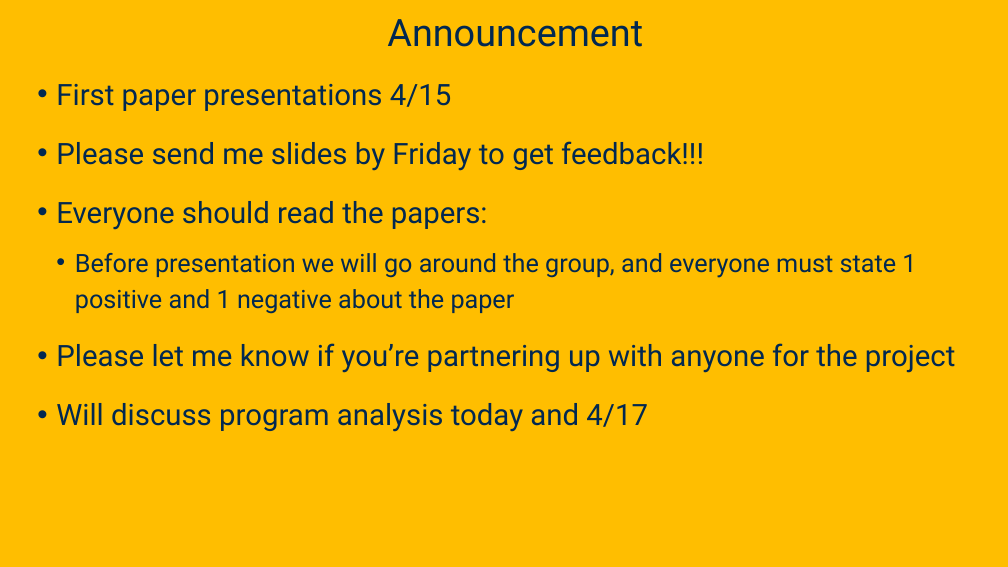
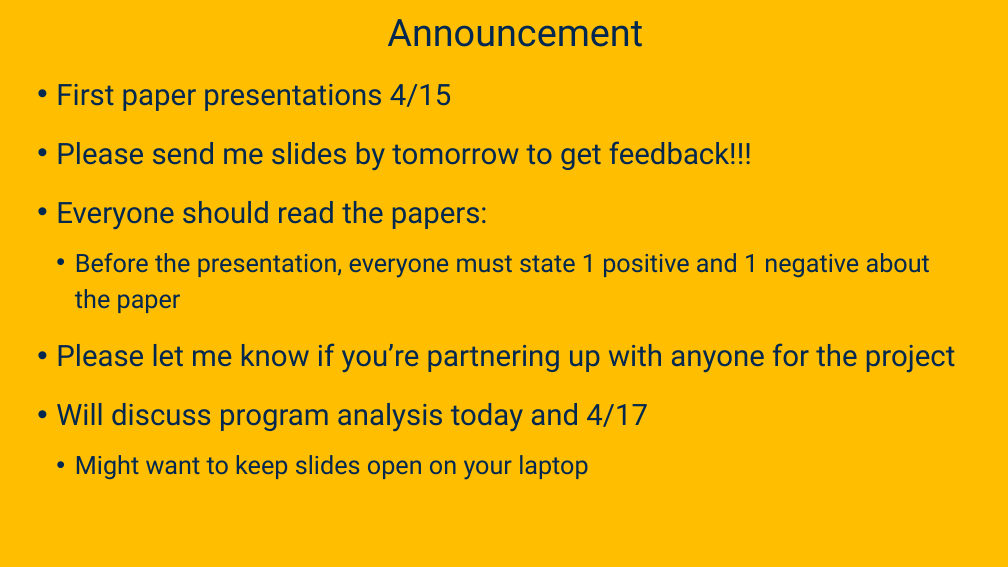
Before and after one commit to davsec-teaching/ECS289C-Spring2025, a slide deck: slide 2 of slides/3_data_flow_analysis.pptx. Drawn at 1008x567 pixels with LibreOffice and Linux fonts; fonts in the diff are those of the drawing; background and template pictures are left out. Boxes give left, top, right and bottom in pixels: in the first picture for what was removed or moved away, otherwise in the second. Text is boxed around its words. In the diff, an @@ line names an element or a change of style, - is before the commit and + after.

```diff
--- a/slides/3_data_flow_analysis.pptx
+++ b/slides/3_data_flow_analysis.pptx
@@ text at [56, 141, 752, 171]: text changed @@
-• Please send me slides by Friday to get feedback!!!
+• Please send me slides by tomorrow to get feedback!!!
@@ text at [75, 253, 930, 313]: text changed @@
-  • Before presentation we will go around the group, and everyone must state 1 positive and 1 negative about the paper
+  • Before the presentation, everyone must state 1 positive and 1 negative about the paper
@@ text at [75, 455, 588, 480]: paragraph added @@
+  • Might want to keep slides open on your laptop
```
Also in this commit, not shown: 50 other slides changed, 4 slides added.
